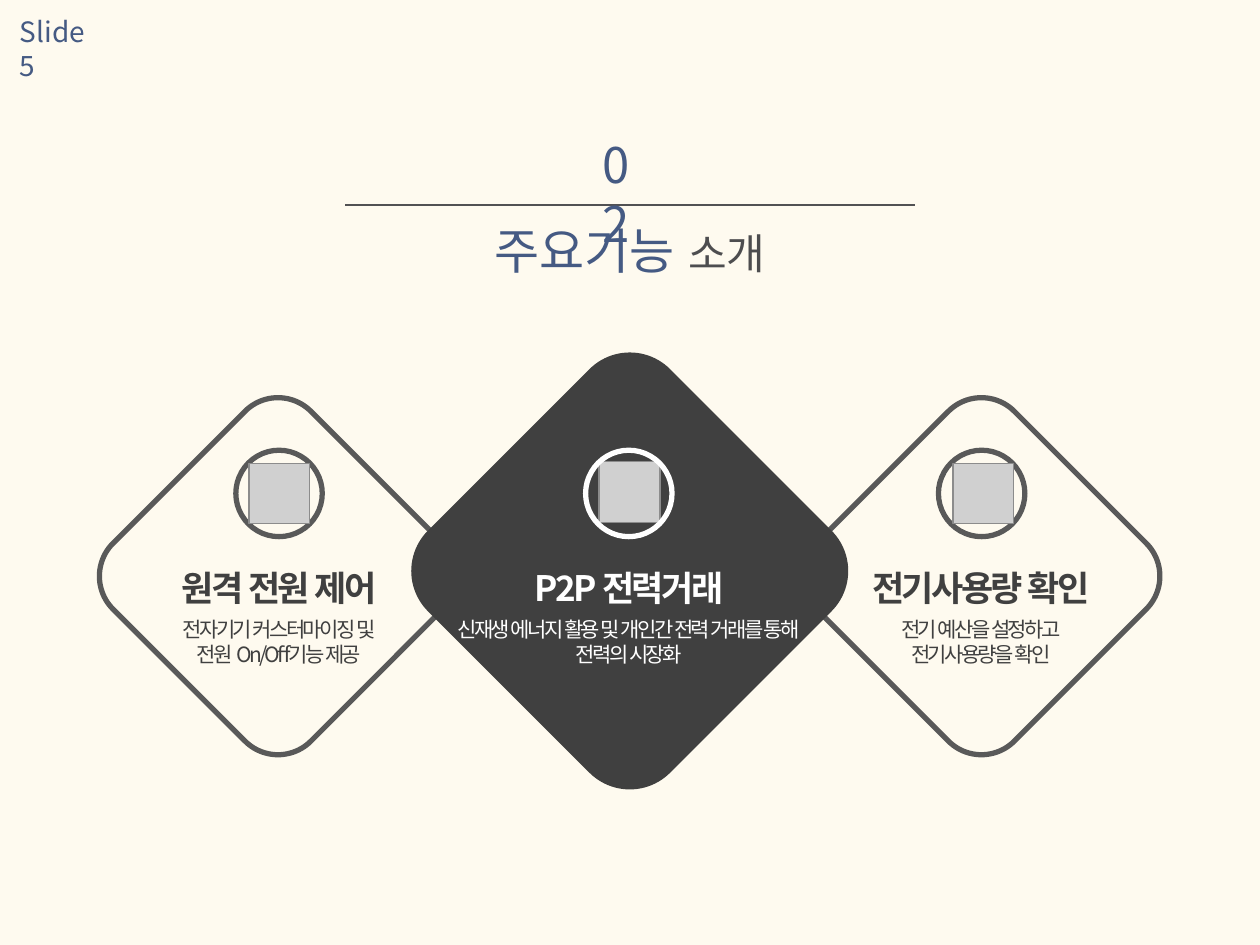
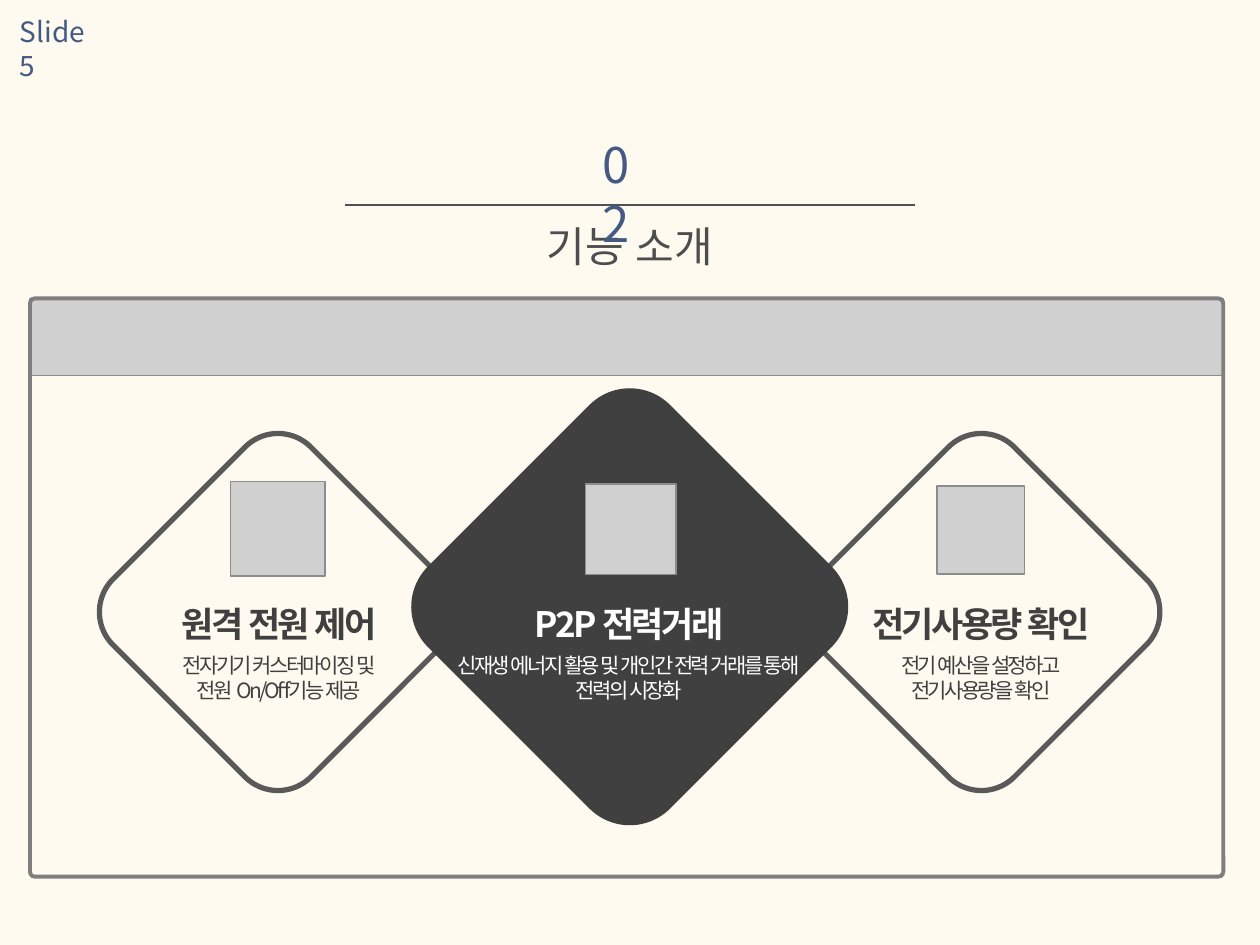
Before and after one commit to 97thCJY/CapstoneDesignDC, a slide deck: slide 6 of req_doc/DC 스마트그리드 홈 네트워크 제안서.pptx. Drawn at 1260x945 pixels with LibreOffice and Linux fonts; fonts in the diff are those of the drawing; grey boxes stand for pictures. Boxes give left, top, right and bottom in pixels: in the first picture for what was removed or moved away, otherwise in the second. Text is boxed around its words. In the diff, an @@ line names an element or a change of style, - is before the commit and + after.

```diff
--- a/req_doc/DC 스마트그리드 홈 네트워크 제안서.pptx
+++ b/req_doc/DC 스마트그리드 홈 네트워크 제안서.pptx
@@ text at box(547, 220, 624, 266): text changed; size 28 to 24 pt; text colour #455A83 to #4D4D4F @@
-주요기능 소개
+기능 소개
@@ picture added at box(30, 299, 1223, 377) @@
@@ rounded rectangle added at box(30, 299, 1223, 877), outline #7F7F7F 2.25 pt @@
@@ 6 texts, 3 rounded rectangles: place and size @@
-6 texts, 3 rounded rectangles at box(81, 328, 1179, 813)
+6 texts, 3 rounded rectangles at box(81, 365, 1179, 850)
@@ ellipse removed at box(236, 450, 323, 537) @@
@@ picture removed at box(249, 464, 310, 524) @@
@@ ellipse removed at box(586, 450, 673, 537) @@
@@ picture removed at box(598, 461, 659, 522) @@
@@ ellipse removed at box(939, 450, 1026, 537) @@
@@ picture removed at box(953, 464, 1013, 524) @@
@@ picture added at box(231, 481, 325, 576) @@
@@ picture added at box(586, 484, 677, 575) @@
@@ picture added at box(937, 486, 1026, 575) @@
```
Also in this commit, not shown: 4 other slides changed, 2 slides added, 5 slides removed.
